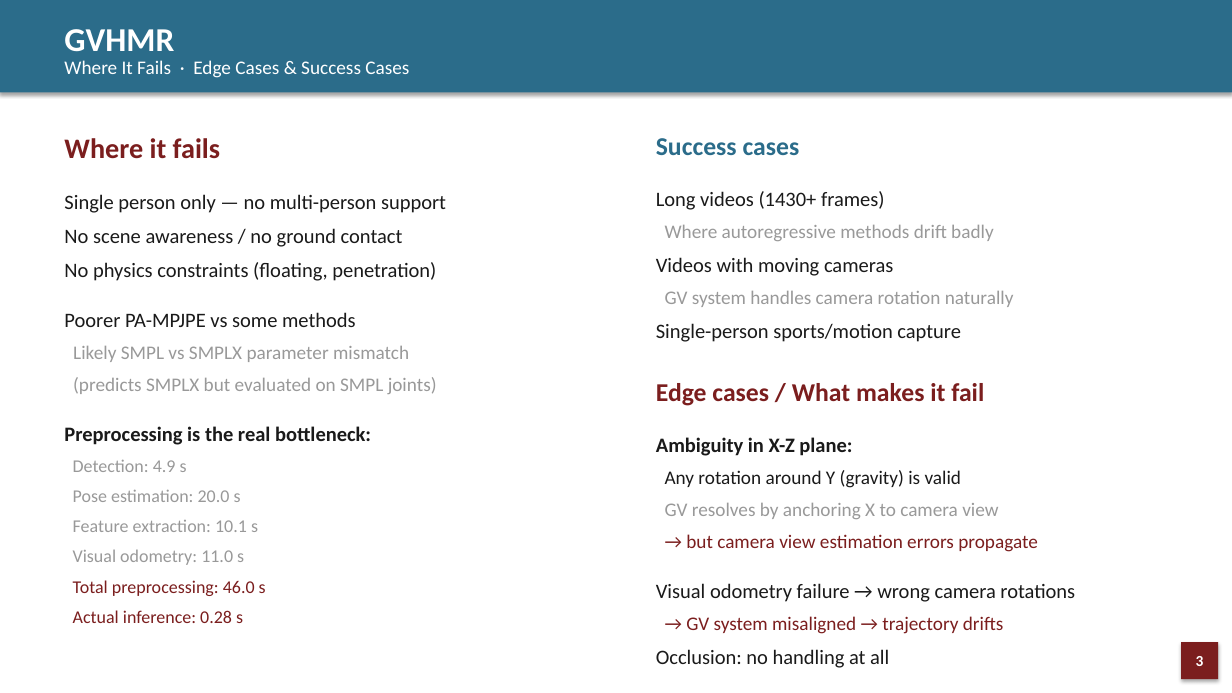
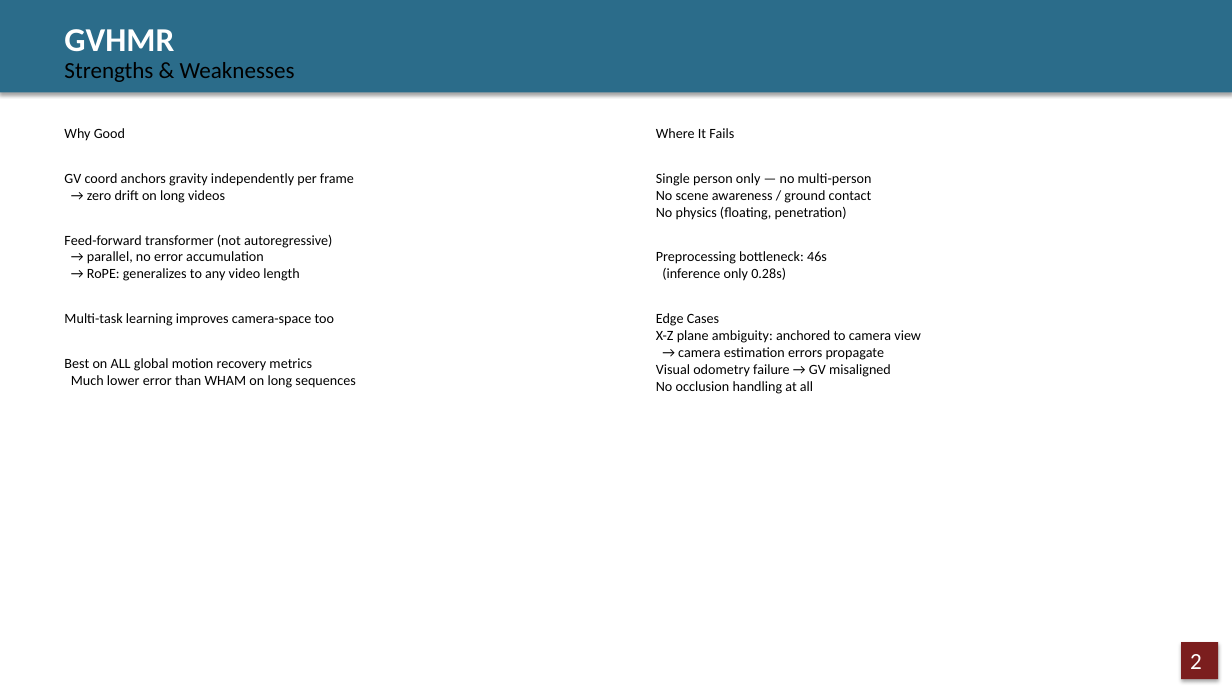
Before and after one commit to JCNTH/Pact3D, a slide deck: slide 2 of Paper_DeepDives.pptx (slide 3 before the commit). Drawn at 1232x693 pixels with LibreOffice and Linux fonts; fonts in the diff are those of the drawing. Boxes give left, top, right and bottom in pixels: in the first picture for what was removed or moved away, otherwise in the second. Text is boxed around its words. In the diff, an @@ line names an element or a change of style, - is before the commit and + after.

```diff
--- a/Paper_DeepDives.pptx
+++ b/Paper_DeepDives.pptx
@@ text at <box>64,62,295,82</box>: text changed; size 15 to 18 pt; text colour #FFFFFF to #000000 @@
-Where It Fails · Edge Cases & Success Cases
+Strengths & Weaknesses
@@ text at <box>64,128,355,388</box>: text changed; size 16 to 11 pt; text colour #1A1A1A to #000000 @@
-Where it fails
-Single person only — no multi-person support
-No scene awareness / no ground contact
-No physics constraints (floating, penetration)
-Poorer PA-MPJPE vs some methods
-Likely SMPL vs SMPLX parameter mismatch
-(predicts SMPLX but evaluated on SMPL joints)
-Preprocessing is the real bottleneck:
-Detection: 4.9 s
-Pose estimation: 20.0 s
-Feature extraction: 10.1 s
-Visual odometry: 11.0 s
-Total preprocessing: 46.0 s
-Actual inference: 0.28 s
+Why Good
+GV coord anchors gravity independently per frame
+→ zero drift on long videos
+Feed-forward transformer (not autoregressive)
+→ parallel, no error accumulation
+→ RoPE: generalizes to any video length
+Multi-task learning improves camera-space too
+Best on ALL global motion recovery metrics
+Much lower error than WHAM on long sequences
@@ text at <box>656,128,921,394</box>: text changed; size 15 to 11 pt; text colour #1A1A1A to #000000 @@
-Success cases
-Long videos (1430+ frames)
-Where autoregressive methods drift badly
-Videos with moving cameras
-GV system handles camera rotation naturally
-Single-person sports/motion capture
-Edge cases / What makes it fail
-Ambiguity in X-Z plane:
-Any rotation around Y (gravity) is valid
-GV resolves by anchoring X to camera view
-→ but camera view estimation errors propagate
-Visual odometry failure → wrong camera rotations
-→ GV system misaligned → trajectory drifts
-Occlusion: no handling at all
+Where It Fails
+Single person only — no multi-person
+No scene awareness / ground contact
+No physics (floating, penetration)
+Preprocessing bottleneck: 46s
+(inference only 0.28s)
+Edge Cases
+X-Z plane ambiguity: anchored to camera view
+→ camera estimation errors propagate
+Visual odometry failure → GV misaligned
+No occlusion handling at all
@@ text in rectangle at <box>1190,654,1202,669</box>: text changed; size 12 to 18 pt; bold off @@
-3
+2
```
Also in this commit, not shown: 16 other slides changed, 5 slides removed.
